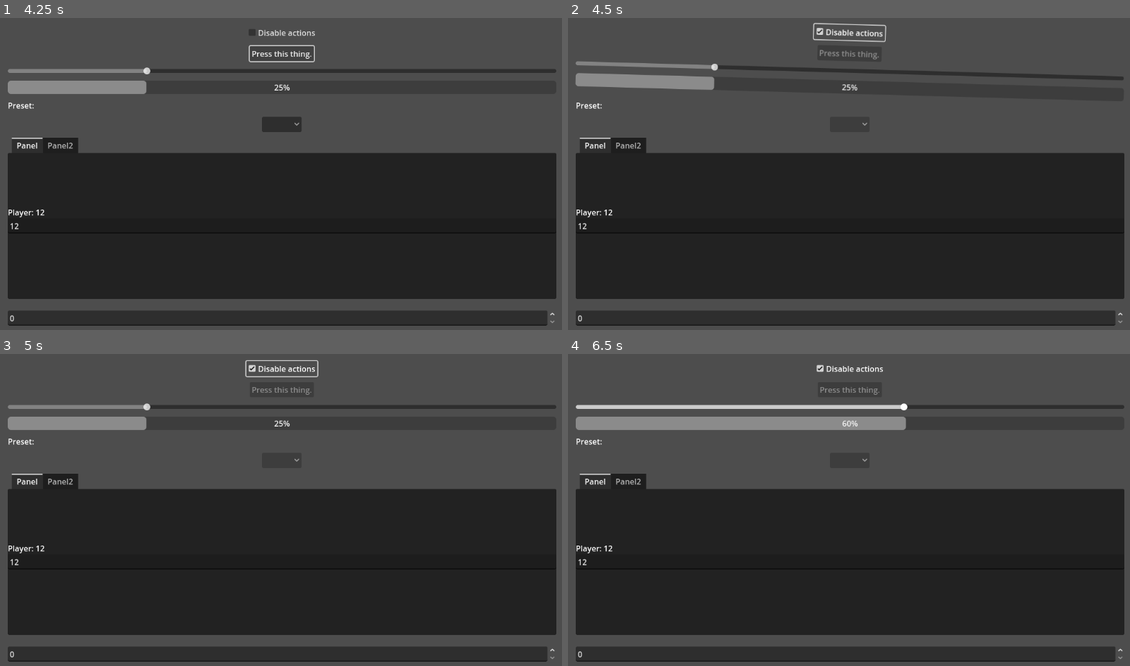
Above: before the commit, frames 1-4 (two rows, left to right).
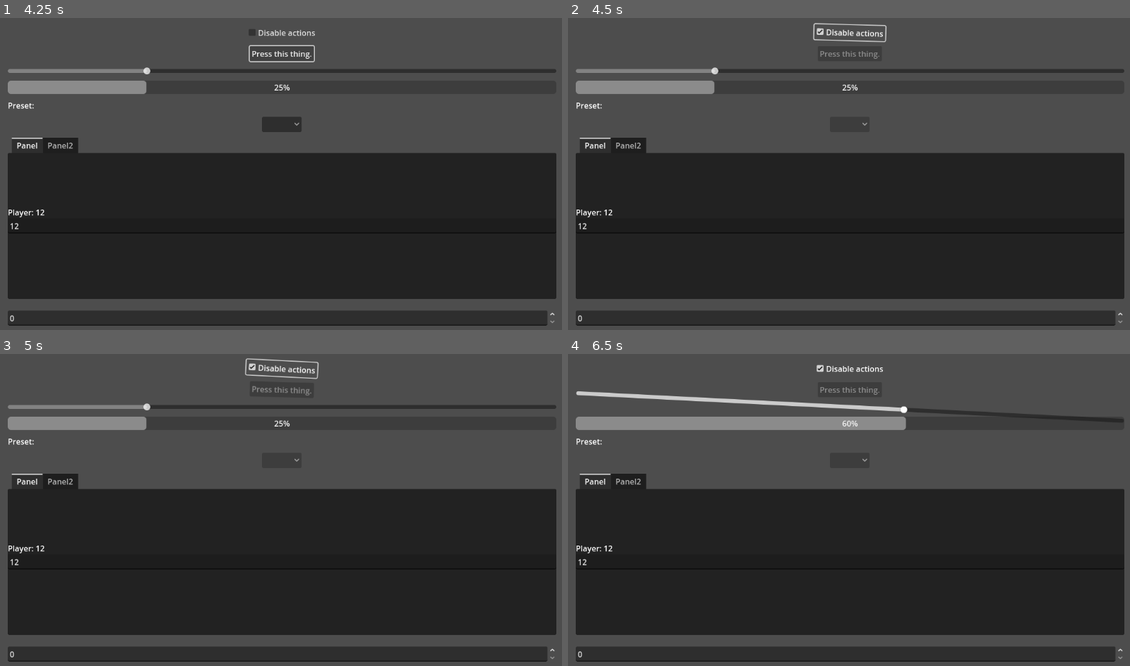
Above: after the commit, the same moments.

Repository: bioartgames/ui_react
Game: Godot game, scene res://scenes/reactive_ui.tscn
Same seed, same stepped clock (60 frames per second), same inputs: the game is played once before the commit and once after it.
Inputs (mouse positions are in pixels of both pictures, inside the frame that each line leads up to):
- Up to frame 1 (4.25 s): click (281, 227) at 0.52 s; type "12" at 0.6 s; click "Disable actions" at 1.25 s; click "Disable actions" at 2 s; click "Press this thing." at 2.75 s; click "Press this thing." at 3.5 s
- Up to frame 2 (4.5 s): click "Disable actions" at 4.25 s
- Up to frame 3 (5 s): no input
- Up to frame 4 (6.5 s): drag from (849, 407) to (905, 441) at 5.02 s; drag from (736, 528) to (820, 575) at 5.77 s

Frame 1 is identical in both runs. In frame 2, 2.9% of the frame differs, in the area x 1-99%, y 1-25%; in frame 3, 0.3%; in frame 4, 2.0%.

Commit message:
Clean up
Chore

Diff:
--- a/scenes/reactive_ui.tscn
+++ b/scenes/reactive_ui.tscn
@@ -17,24 +17,24 @@
 [ext_resource type="Script" uid="uid://duphbaan8pk5f" path="res://scripts/reactive/reactive_item_list.gd" id="14_mbe61"]
 [ext_resource type="Script" uid="uid://diihw85b5p4bd" path="res://scripts/reactive/reactive_spin_box.gd" id="15_mbr4o"]
 
-[sub_resource type="Resource" id="Resource_8mpai"]
-script = ExtResource("4_pf7w8")
-animation = 17
-stagger = 0.45
-metadata/_custom_type_script = "uid://bgtvl8wqnhhg3"
-
 [sub_resource type="Resource" id="Resource_3pbam"]
 script = ExtResource("4_pf7w8")
 animation = 19
+stagger = 0.5
+repeat_count = 2
+metadata/_custom_type_script = "uid://bgtvl8wqnhhg3"
+
+[sub_resource type="Resource" id="Resource_8mpai"]
+script = ExtResource("4_pf7w8")
+animation = 23
 stagger = 0.5
 metadata/_custom_type_script = "uid://bgtvl8wqnhhg3"
 
 [sub_resource type="Resource" id="Resource_yjg32"]
 script = ExtResource("5_8mpai")
-execution_mode = 0
 trigger = 2
 targets = Array[NodePath]([NodePath("../DisableActionsToggle"), NodePath("."), NodePath("../Slider"), NodePath("../Progress")])
-animations = Array[ExtResource("4_pf7w8")]([SubResource("Resource_8mpai"), SubResource("Resource_3pbam")])
+animations = Array[ExtResource("4_pf7w8")]([SubResource("Resource_3pbam"), SubResource("Resource_8mpai")])
 metadata/_custom_type_script = "uid://bnno246gj404t"
 
 [sub_resource type="Resource" id="3"]
--- a/scripts/anim/action_config.gd
+++ /dev/null
@@ -1,50 +0,0 @@
-## Base class for action configurations that define what happens when buttons or toggles are pressed.
-##
-## ActionConfig subclasses enable buttons or toggles to trigger actions on targets without writing
-## code, providing designer-friendly action configuration through the Inspector. This makes it ideal
-## for configuring button and toggle actions in the Inspector without code, creating reusable action
-## configurations, enabling designers to set up UI interactions, and triggering multiple actions
-## from a single button or toggle. Unlike manual signal connections, ActionConfig requires no code
-## and can be configured in the Inspector, provides reusable action configurations, offers type-safe
-## action selection, and supports both Control targets (UI components) and Resource targets (reactive
-## values). Create a specific action config resource like PanelActionConfig or ButtonActionConfig and
-## assign it to ControlTargetConfig.action or ValueTargetConfig.action. When the button or toggle
-## is pressed, the action config's apply() method is called automatically. This class should not be
-## instantiated directly. Use one of its subclasses: PanelActionConfig for show/hide/toggle panels,
-## ButtonActionConfig for enable/disable/toggle buttons, LabelActionConfig for show/hide labels,
-## InputActionConfig for enable/disable inputs, ToggleActionConfig for toggle switches, ListActionConfig
-## for selecting items in lists, AnimationReel/AnimationClip for triggering animations, and ReactiveValueActionConfig
-## for modifying reactive values.
-@abstract
-class_name ActionConfig
-extends Resource
-
-## Applies this action to the given target control.
-##
-## Called automatically when a button or toggle with this action config is pressed. Performs the
-## configured action on the target control like showing a panel or enabling a button. The exact
-## behavior depends on the action config subclass. Subclasses must override this method to implement
-## their specific action logic.
-##
-## [param owner]: The node that owns the target config (for context).
-## [param target]: The control component to apply the action to.
-## [param is_on]: Optional boolean state (used by toggles to indicate ON/OFF state).
-## [return]: Returns true if the action was applied successfully, false otherwise.
-func apply(_owner: Node, _target: Control, _is_on: bool = true) -> bool:
-	push_error("ActionConfig.apply() must be overridden in subclass")
-	return false
-
-## Applies this action to the given target resource (e.g., ReactiveInt, ReactiveFloat).
-##
-## Called automatically when a button or toggle with this action config targets a reactive resource
-## instead of a Control. Performs the configured action on the target resource like incrementing a
-## counter or toggling a bool. The exact behavior depends on the action config subclass. Not all
-## action configs support resources. Default implementation returns false (not supported). Override
-## in subclasses that support resources like ReactiveValueActionConfig.
-##
-## [param owner]: The node that owns the target config (for context).
-## [param target]: The reactive resource to apply the action to.
-## [param is_on]: Optional boolean state (used by toggles to indicate ON/OFF state).
-## [return]: Returns true if the action was applied successfully, false otherwise.
-func apply_to_resource(_owner: Node, _target: Resource, _is_on: bool = true) -> bool:
-	return false
--- a/scripts/anim/animation_type.gd
+++ /dev/null
@@ -1,88 +0,0 @@
-## Type-safe animation type enums for UI components.
-##
-## AnimationType enums provide type-safe animation selection instead of string-based selection,
-## and they appear as dropdown menus in the Inspector. Use these enums when selecting show and hide
-## animations for ReactivePanel, selecting list item animations for ReactiveList, or any component
-## that needs animation type selection. Unlike strings, AnimationType enums are type-safe preventing
-## typos and invalid values, provide Inspector dropdown menus for better UX than typing strings,
-## include IDE autocomplete support, and enable compile-time checking. Available animation types
-## include ShowAnimation for panels and controls appearing (pop, slide_from_left, fade_in, etc.),
-## HideAnimation for panels and controls disappearing (shrink, slide_to_left, fade_out, etc.), and
-## ListShowAnimation which is a simplified set for list items (slide_from_left, fade_in).
-class_name AnimationType
-extends RefCounted
-
-## Show animation types for panels and controls.
-enum ShowAnimation {
-	NONE,              ## No animation
-	POP,               ## Pop/expand animation (scale from 0 to 1)
-	SLIDE_FROM_LEFT,   ## Slide in from the left
-	SLIDE_FROM_RIGHT,  ## Slide in from the right
-	SLIDE_FROM_TOP,    ## Slide in from the top
-	FADE_IN            ## Fade in animation
-}
-
-## Hide animation types for panels and controls.
-enum HideAnimation {
-	NONE,              ## No animation
-	SHRINK,            ## Shrink animation (scale from 1 to 0)
-	SLIDE_TO_LEFT,     ## Slide out to the left
-	SLIDE_TO_RIGHT,    ## Slide out to the right
-	SLIDE_TO_TOP,      ## Slide out to the top
-	FADE_OUT           ## Fade out animation
-}
-
-## List item show animation types (simpler set).
-enum ListShowAnimation {
-	NONE,              ## No animation
-	SLIDE_FROM_LEFT,   ## Slide in from the left
-	FADE_IN            ## Fade in animation
-}
-
-## Converts a ShowAnimation enum to the string format expected by UIAnimationUtils.
-static func show_animation_to_string(animation: ShowAnimation) -> String:
-	match animation:
-		ShowAnimation.NONE:
-			return ""
-		ShowAnimation.POP:
-			return "pop"
-		ShowAnimation.SLIDE_FROM_LEFT:
-			return "slide_from_left"
-		ShowAnimation.SLIDE_FROM_RIGHT:
-			return "slide_from_right"
-		ShowAnimation.SLIDE_FROM_TOP:
-			return "slide_from_top"
-		ShowAnimation.FADE_IN:
-			return "fade_in"
-		_:
-			return ""
-
-## Converts a HideAnimation enum to the string format expected by UIAnimationUtils.
-static func hide_animation_to_string(animation: HideAnimation) -> String:
-	match animation:
-		HideAnimation.NONE:
-			return ""
-		HideAnimation.SHRINK:
-			return "shrink"
-		HideAnimation.SLIDE_TO_LEFT:
-			return "slide_to_left"
-		HideAnimation.SLIDE_TO_RIGHT:
-			return "slide_to_right"
-		HideAnimation.SLIDE_TO_TOP:
-			return "slide_to_top"
-		HideAnimation.FADE_OUT:
-			return "fade_out"
-		_:
-			return ""
-
-## Converts a ListShowAnimation enum to the string format expected by ReactiveList.
-static func list_show_animation_to_string(animation: ListShowAnimation) -> String:
-	match animation:
-		ListShowAnimation.NONE:
-			return ""
-		ListShowAnimation.SLIDE_FROM_LEFT:
-			return "slide_from_left"
-		ListShowAnimation.FADE_IN:
-			return "fade_in"
-		_:
-			return ""
--- a/scripts/anim/finiteloophelper.gd
+++ /dev/null
@@ -1,10 +0,0 @@
-## Helper node for executing finite animation loops.
-class_name FiniteLoopHelper
-extends Node
-
-signal sequence_finished
-
-func execute_sequence(sequence) -> void:
-	await sequence.play()
-	sequence_finished.emit()
-	queue_free()
--- a/scripts/utilities/animation_config.gd
+++ /dev/null
@@ -1,173 +0,0 @@
-## Inline animation configuration (no resource file needed).
-## All animation properties are configured directly in the Inspector with a dropdown menu.
-class_name AnimationConfig
-extends Resource
-
-## Animation action types.
-enum AnimationAction {
-	EXPAND, EXPAND_X, EXPAND_Y,
-	FADE_IN,
-	SLIDE_FROM_LEFT, SLIDE_FROM_RIGHT, SLIDE_FROM_TOP, SLIDE_FROM_BOTTOM,
-	FROM_LEFT_TO_CENTER,
-	FROM_RIGHT_TO_CENTER,
-	FROM_TOP_TO_CENTER,
-	FROM_BOTTOM_TO_CENTER,
-	BOUNCE_IN,
-	ELASTIC_IN,
-	ROTATE_IN,
-	POP, PULSE, SHAKE,
-	BREATHING, WOBBLE, FLOAT, GLOW_PULSE,
-	COLOR_FLASH,
-	RESET
-}
-
-## Animation action to perform (dropdown selection in Inspector).
-@export var action: AnimationAction = AnimationAction.EXPAND
-
-## Animation duration in seconds.
-@export_range(0.001, 60.0) var duration: float = 0.3
-
-## Number of repeats after the initial play (0 = play once, 1+ = play N+1 times total, -1 = infinite loop).
-## For continuous animations like breathing/wobble, set to -1 for infinite.
-@export_range(-1, 999) var repeat_count: int = 0
-
-
-## If true, reverses/inverts the animation (e.g., EXPAND becomes SHRINK, FADE_IN becomes FADE_OUT).
-@export var reverse: bool = false
-
-@export_group("Color Flash")
-## Flash color for COLOR_FLASH action (default: Color.YELLOW).
-@export var flash_color: Color = Color.YELLOW
-
-## Flash intensity multiplier for COLOR_FLASH action (default: 1.5).
-@export var flash_intensity: float = 1.5
-
-@export_group("Pop")
-## Overshoot amount for POP animation (default: 1.2, meaning 20% overshoot).
-@export var pop_overshoot: float = 1.2
-
-@export_group("Pulse")
-## Pulse scale amount for PULSE animation (default: 1.1, meaning 10% scale increase).
-@export var pulse_amount: float = 1.1
-
-## Number of pulses for PULSE animation (default: 2).
-@export var pulse_count: int = 2
-
-@export_group("Shake")
-## Shake intensity in pixels for SHAKE animation (default: 10.0).
-@export var shake_intensity: float = 10.0
-
-## Number of shakes for SHAKE animation (default: 5).
-@export var shake_count: int = 5
-
-@export_group("Rotate")
-## Starting angle in degrees for ROTATE_IN animation (default: -360.0).
-@export var rotate_start_angle: float = -360.0
-
-## Applies this animation config to a single control target.
-## [param owner]: The node that owns the animation (for creating tweens).
-## [param target]: The control to animate.
-## [return]: Signal that emits when animation completes (or empty Signal if not applicable).
-func apply_to_control(owner: Node, target: Control) -> Signal:
-	if not target:
-		return Signal()
-
-	match action:
-		AnimationAction.EXPAND:
-			if reverse:
-				return UIAnimationUtils.animate_shrink(owner, target, duration, Vector2(-1, -1), true, true, true, repeat_count)
-			else:
-				return UIAnimationUtils.animate_expand(owner, target, duration, Vector2(-1, -1), true, false, false, repeat_count)
-		AnimationAction.EXPAND_X:
-			if reverse:
-				return UIAnimationUtils.animate_shrink_x(owner, target, duration, Vector2(-1, -1), true, true, true, repeat_count)
-			else:
-				return UIAnimationUtils.animate_expand_x(owner, target, duration, Vector2(-1, -1), true, repeat_count)
-		AnimationAction.EXPAND_Y:
-			if reverse:
-				return UIAnimationUtils.animate_shrink_y(owner, target, duration, Vector2(-1, -1), true, true, true, repeat_count)
-			else:
-				return UIAnimationUtils.animate_expand_y(owner, target, duration, Vector2(-1, -1), true, repeat_count)
-		AnimationAction.FADE_IN:
-			if reverse:
-				return UIAnimationUtils.animate_fade_out(owner, target, duration, true, true, repeat_count)
-			else:
-				return UIAnimationUtils.animate_fade_in(owner, target, duration, true, repeat_count)
-		AnimationAction.SLIDE_FROM_LEFT:
-			if reverse:
-				return UIAnimationUtils.animate_slide_to_left(owner, target, 8.0, duration, true)
-			else:
-				return UIAnimationUtils.animate_slide_from_left(owner, target, 8.0, duration, true)
-		AnimationAction.SLIDE_FROM_RIGHT:
-			if reverse:
-				return UIAnimationUtils.animate_slide_to_right(owner, target, 8.0, duration, true)
-			else:
-				return UIAnimationUtils.animate_slide_from_right(owner, target, 8.0, duration, true)
-		AnimationAction.SLIDE_FROM_TOP:
-			if reverse:
-				return UIAnimationUtils.animate_slide_to_top(owner, target, duration, true)
-			else:
-				return UIAnimationUtils.animate_slide_from_top(owner, target, 8.0, duration, true)
-		AnimationAction.SLIDE_FROM_BOTTOM:
-			if reverse:
-				return UIAnimationUtils.animate_slide_to_bottom(owner, target, duration, true)
-			else:
-				return UIAnimationUtils.animate_slide_from_bottom(owner, target, 8.0, duration, true)
-		AnimationAction.FROM_LEFT_TO_CENTER:
-			if reverse:
-				return UIAnimationUtils.animate_from_center_to_left(owner, target, duration, true)
-			else:
-				return UIAnimationUtils.animate_from_left_to_center(owner, target, duration, true)
-		AnimationAction.FROM_RIGHT_TO_CENTER:
-			if reverse:
-				return UIAnimationUtils.animate_from_center_to_right(owner, target, duration, true)
-			else:
-				return UIAnimationUtils.animate_from_right_to_center(owner, target, duration, true)
-		AnimationAction.FROM_TOP_TO_CENTER:
-			if reverse:
-				return UIAnimationUtils.animate_from_center_to_top(owner, target, duration, true)
-			else:
-				return UIAnimationUtils.animate_from_top_to_center(owner, target, duration, true)
-		AnimationAction.FROM_BOTTOM_TO_CENTER:
-			if reverse:
-				return UIAnimationUtils.animate_from_center_to_bottom(owner, target, duration, true)
-			else:
-				return UIAnimationUtils.animate_from_bottom_to_center(owner, target, duration, true)
-		AnimationAction.BOUNCE_IN:
-			if reverse:
-				return UIAnimationUtils.animate_bounce_out(owner, target, duration, Vector2(-1, -1), true, true, true, repeat_count)
-			else:
-				return UIAnimationUtils.animate_bounce_in(owner, target, duration, Vector2(-1, -1), true)
-		AnimationAction.ELASTIC_IN:
-			if reverse:
-				return UIAnimationUtils.animate_elastic_out(owner, target, duration, Vector2(-1, -1), true, true, true, repeat_count)
-			else:
-				return UIAnimationUtils.animate_elastic_in(owner, target, duration, Vector2(-1, -1), true)
-		AnimationAction.ROTATE_IN:
-			if reverse:
-				return UIAnimationUtils.animate_rotate_out(owner, target, duration, 360.0, true, true, true)
-			else:
-				return UIAnimationUtils.animate_rotate_in(owner, target, duration, rotate_start_angle, Vector2(-1, -1), true, repeat_count)
-		AnimationAction.POP:
-			return UIAnimationUtils.animate_pop(owner, target, duration, pop_overshoot, Vector2(-1, -1), true, repeat_count)
-		AnimationAction.PULSE:
-			return UIAnimationUtils.animate_pulse(owner, target, duration, pulse_amount, pulse_count, Vector2(-1, -1), true, repeat_count)
-		AnimationAction.SHAKE:
-			return UIAnimationUtils.animate_shake(owner, target, duration, shake_intensity, shake_count, true, repeat_count)
-		AnimationAction.BREATHING:
-			return UIAnimationUtils.animate_breathing(owner, target, duration, repeat_count)
-		AnimationAction.WOBBLE:
-			return UIAnimationUtils.animate_wobble(owner, target, duration, repeat_count)
-		AnimationAction.FLOAT:
-			return UIAnimationUtils.animate_float(owner, target, duration, repeat_count)
-		AnimationAction.GLOW_PULSE:
-			return UIAnimationUtils.animate_glow_pulse(owner, target, duration, repeat_count)
-		AnimationAction.COLOR_FLASH:
-			return UIAnimationUtils.animate_color_flash(owner, target, flash_color, duration, flash_intensity, true)
-		AnimationAction.RESET:
-			# Use comprehensive reset with duration=0 for instant reset
-			# This resets all properties using the unified snapshot system
-			return UIAnimationUtils.animate_reset_all(owner, target, 0.0, 0, true)
-		_:
-			push_warning("AnimationConfig: Unsupported animation action %d" % action)
-			return Signal()
--- a/scripts/utilities/control_target_config.gd
+++ /dev/null
@@ -1,72 +0,0 @@
-## Configuration for targeting UI Controls (nodes in the scene tree) with actions.
-##
-## ControlTargetConfig enables buttons or toggles to control UI components and trigger animations
-## without writing code, providing designer-friendly UI control through the Inspector. This makes it
-## ideal for buttons that control multiple UI components, toggle switches that show or hide panels
-## or labels, buttons that enable or disable other buttons, and any button or toggle that needs
-## to control UI components or trigger animations. Unlike manual signal connections, ControlTargetConfig
-## requires no code and can be configured in the Inspector, provides fine-grained control where each
-## target component gets its own action setting, and supports drag-and-drop target selection.
-##
-## To set targets, drag and drop a node to target in the Inspector (easiest), or set target manually
-## for advanced cases. Animation properties are configured directly in the Inspector with a dropdown
-## menu - no separate resource files needed!
-##
-## Usage:
-## [codeblock]
-## # Create config for animating a panel
-## var config = ControlTargetConfig.new()
-## config.target = NodePath("../MyPanel")  # Drag-and-drop or manual path
-## config.animation.action = AnimationConfig.AnimationAction.EXPAND
-## config.animation.duration = 0.3
-##
-## # Add to button's targets array
-## button.targets.append(config)
-## [/codeblock]
-class_name ControlTargetConfig
-extends TargetConfig
-
-
-## The target control component.
-##
-## **How to set:**
-## - **Drag and drop** (recommended): Drag a node from the scene tree to this field
-## - **Manual path**: Type a NodePath (e.g., "../MyPanel", "$Container/MyButton")
-@export var target: NodePath = NodePath()
-
-## Inline animation configuration (no resource file needed).
-## Configure animation properties directly in the Inspector with a dropdown menu.
-## All animation settings are available here - no need to create separate resource files!
-@export var animation: AnimationConfig = AnimationConfig.new()
-
-## Resolves the target Control node.
-##
-## **When it's called:**
-## Called automatically when a button/toggle with this target config is pressed.
-##
-## [param owner]: The node that owns this config (used to resolve relative paths).
-## [return]: Returns the resolved Control node, or null if not found.
-func get_target(owner: Node) -> Control:
-	if not target.is_empty():
-		var node = owner.get_node_or_null(target)
-		if node is Control:
-			return node as Control
-	return null
-
-## Applies the configured animation to the target.
-## [param owner]: The node that owns this config (used to resolve the target path).
-## [param is_on]: Optional boolean state (used by toggles to indicate ON/OFF state).
-## Returns true if the action was applied successfully, false otherwise.
-func apply(owner: Node, _is_on: bool = true) -> bool:
-	var target_node = get_target(owner)
-	if target_node == null:
-		var owner_name: String = "null"
-		if owner != null:
-			owner_name = owner.name
-		push_warning("ControlTargetConfig: Could not resolve target for owner '%s'. Checked: target='%s'. Tip: Ensure the target node exists in the scene tree. Drag a node to target in the Inspector." % [owner_name, target])
-		return false
-
-	# Apply animation using the inline config
-	var _animation_signal = animation.apply_to_control(owner, target_node)
-	# Note: We can't await in a Resource method, so the animation will run asynchronously
-	return true
--- a/scripts/utilities/target_config.gd
+++ /dev/null
@@ -1,40 +0,0 @@
-## Base class for target configurations that define what a button or toggle acts upon.
-##
-## TargetConfig subclasses enable buttons or toggles to control targets (UI components or reactive
-## values) without writing code, providing designer-friendly target configuration through the Inspector.
-## This makes it ideal for configuring button and toggle targets in the Inspector without code, creating
-## reusable target configurations, enabling designers to set up UI interactions, and controlling multiple
-## targets from a single button or toggle. Unlike manual signal connections, TargetConfig requires no
-## code and can be configured in the Inspector, provides reusable target configurations, supports both
-## Control targets and Resource targets in a unified array, and offers type-safe target selection.
-## Both types extend this base class, allowing them to be used in a unified `targets` array. When the
-## button or toggle is pressed, each target's action is applied automatically. This class should not
-## be instantiated directly. Use ControlTargetConfig for UI Controls (nodes in the scene tree) or
-## ValueTargetConfig for Reactive Resources (data objects).
-##
-## Example:
-## [codeblock]
-## # Configure targets in Inspector or code
-## var targets: Array[TargetConfig] = []
-## targets.append(ControlTargetConfig.new())  # Control target (panel, button, etc.)
-## targets.append(ValueTargetConfig.new())  # Resource target (reactive value)
-##
-## # Button automatically applies actions to all targets when pressed
-## [/codeblock]
-@abstract
-class_name TargetConfig
-extends Resource
-
-## Applies the configured action to the target.
-##
-## Called automatically when a button or toggle with this target config is pressed. Resolves the
-## target (Control or Resource) and applies the configured action to it. The exact behavior depends
-## on the target config subclass and its action config. Subclasses must override this method to
-## resolve the target and apply the action.
-##
-## [param owner]: The node that owns this config (used for context).
-## [param is_on]: Optional boolean state (used by toggles to indicate ON/OFF state).
-## [return]: Returns true if the action was applied successfully, false otherwise.
-func apply(_owner: Node, _is_on: bool = true) -> bool:
-	push_error("TargetConfig.apply() must be overridden in subclass")
-	return false
Not shown, removed: scripts/anim/action_config.gd.uid
Not shown, removed: scripts/anim/animation_type.gd.uid
Not shown, removed: scripts/anim/finiteloophelper.gd.uid
Not shown, removed: scripts/utilities/animation_config.gd.uid
Renamed: scripts/anim/animation_sequence.gd -> scripts/utilities/animation_sequence.gd
Renamed: scripts/anim/animation_sequence.gd.uid -> scripts/utilities/animation_sequence.gd.uid
Renamed: scripts/anim/animation_utilities.gd -> scripts/utilities/animation_utilities.gd
Renamed: scripts/anim/animation_utilities.gd.uid -> scripts/utilities/animation_utilities.gd.uid
Not shown, removed: scripts/utilities/control_target_config.gd.uid
Not shown, removed: scripts/utilities/target_config.gd.uid
Not shown, removed: ANIMATION_REEL_REFACTOR_PLAN.md
